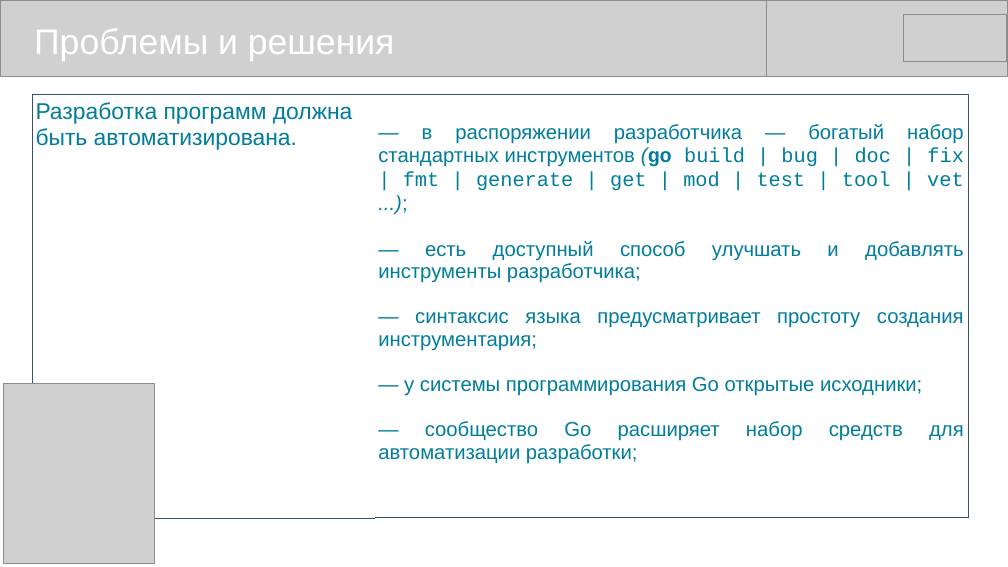
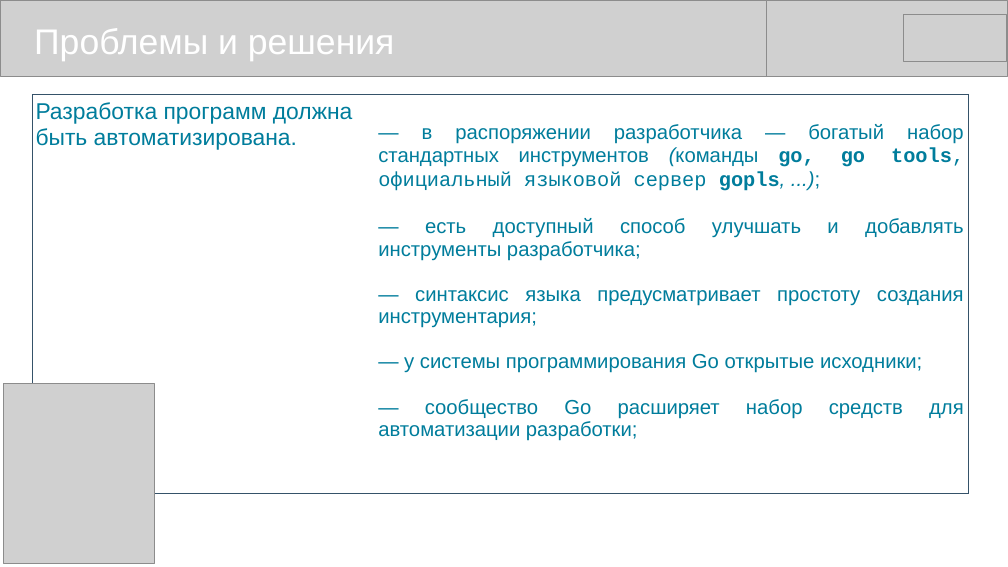
Before and after one commit to mike-shock/Go_language, a slide deck: slide 16 of view/Go_View.odp. Drawn at 1008x567 pixels with LibreOffice and Linux fonts; fonts in the diff are those of the drawing; grey boxes stand for pictures. Boxes give left, top, right and bottom in pixels: in the first picture for what was removed or moved away, otherwise in the second. Text is boxed around its words. In the diff, an @@ line names an element or a change of style, - is before the commit and + after.

```diff
--- a/view/Go_View.odp
+++ b/view/Go_View.odp
@@ table at (32,94,969,466) @@
-row 1, column 2: — в распоряжении разработчика — богатый набор стандартных инструментов (go build | bug | doc | fix | fmt | generate | get | mod | test | tool | vet ...); / — есть доступный способ улучшать и добавлять инструменты разработчика; / — синтаксис языка предусматривает простоту создания инструментария; / — у системы программирования Go открытые исходники; / — сообщество Go расширяет набор средств для автоматизации разработки;
+row 1, column 2: — в распоряжении разработчика — богатый набор стандартных инструментов (команды go, go tools, официальный языковой сервер gopls, ...); / — есть доступный способ улучшать и добавлять инструменты разработчика; / — синтаксис языка предусматривает простоту создания инструментария; / — у системы программирования Go открытые исходники; / — сообщество Go расширяет набор средств для автоматизации разработки;
```
Also in this commit, not shown: 2 other slides changed, 1 other file.
